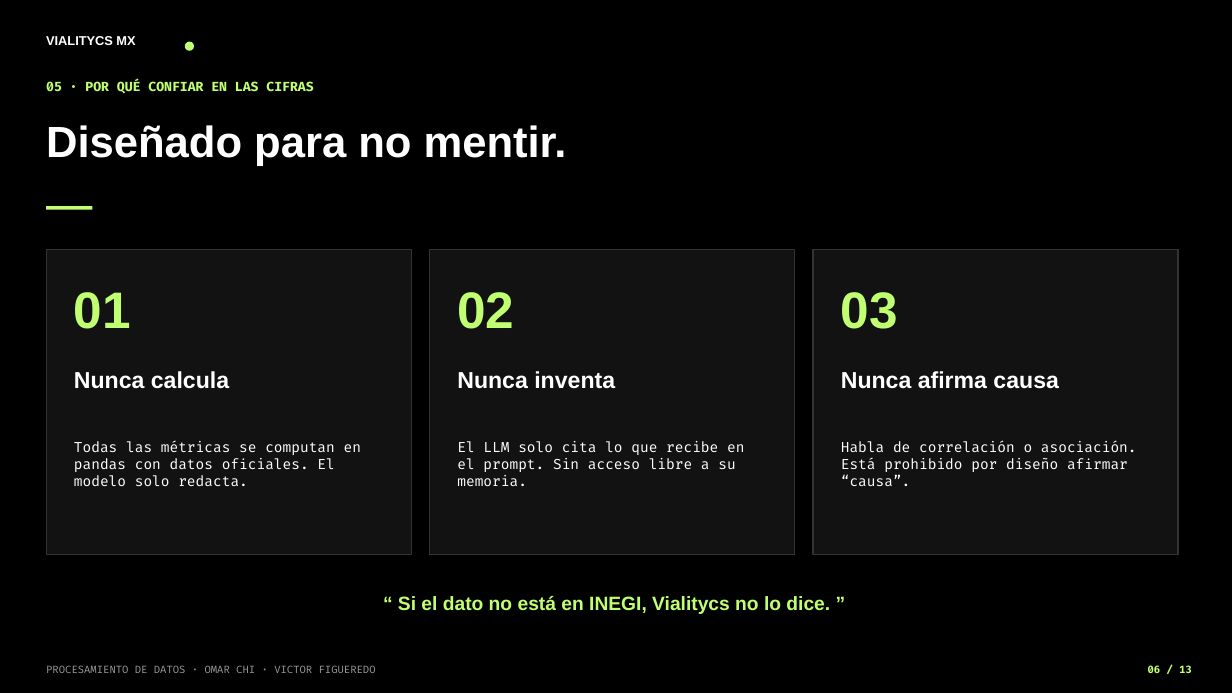
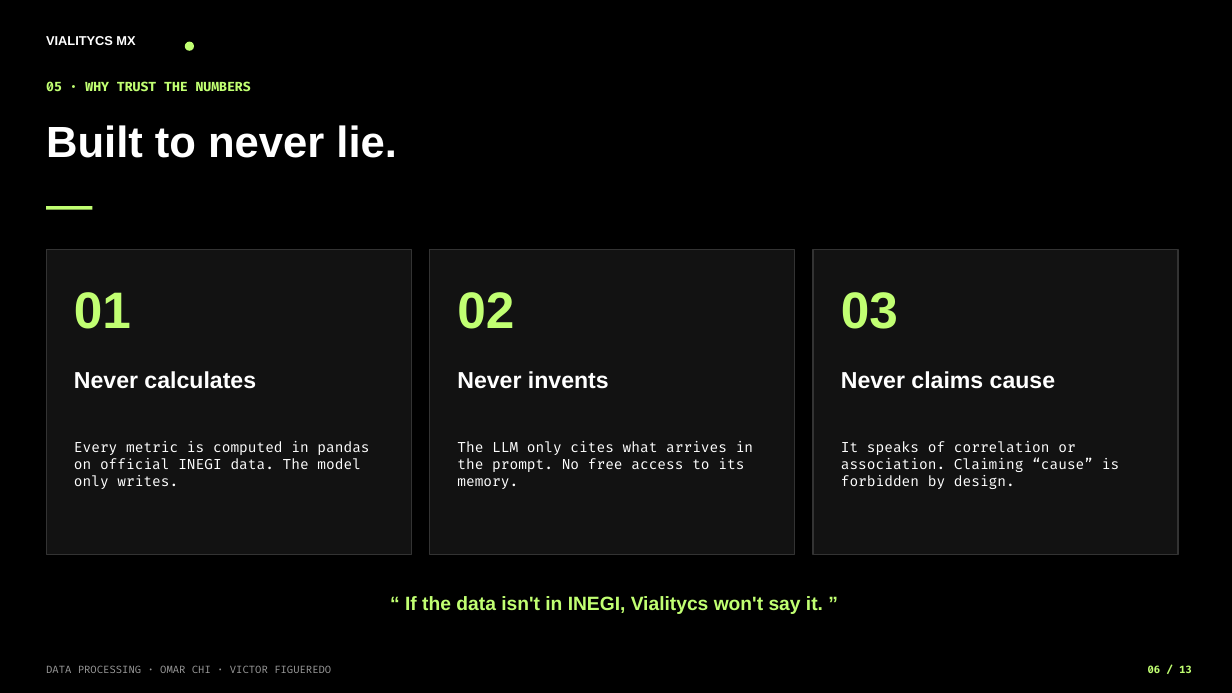
Before and after one commit to omarchii/inegi, a slide deck: slide 6 of reports/presentacion_vialitycs_mx.pptx. Drawn at 1232x693 pixels with LibreOffice and Linux fonts; fonts in the diff are those of the drawing. Boxes give left, top, right and bottom in pixels: in the first picture for what was removed or moved away, otherwise in the second. Text is boxed around its words. In the diff, an @@ line names an element or a change of style, - is before the commit and + after.

```diff
--- a/reports/presentacion_vialitycs_mx.pptx
+++ b/reports/presentacion_vialitycs_mx.pptx
@@ text at (46,81,251,92): text changed @@
-05 · POR QUÉ CONFIAR EN LAS CIFRAS
+05 · WHY TRUST THE NUMBERS
@@ text at (46,125,396,158): text changed @@
-Diseñado para no mentir.
+Built to never lie.
@@ text at (74,371,256,389): text changed @@
-Nunca calcula
+Never calculates
@@ text at (457,371,609,389): text changed @@
-Nunca inventa
+Never invents
@@ text at (841,371,1055,389): text changed @@
-Nunca afirma causa
+Never claims cause
@@ text at (74,441,369,489): text changed @@
-Todas las métricas se computan en pandas con datos oficiales. El modelo solo redacta.
+Every metric is computed in pandas on official INEGI data. The model only writes.
@@ text at (457,441,753,489): text changed @@
-El LLM solo cita lo que recibe en el prompt. Sin acceso libre a su memoria.
+The LLM only cites what arrives in the prompt. No free access to its memory.
@@ text at (841,441,1119,489): text changed @@
-Habla de correlación o asociación. Está prohibido por diseño afirmar “causa”.
+It speaks of correlation or association. Claiming “cause” is forbidden by design.
@@ text at (405,596,823,614): text changed @@
-“ Si el dato no está en INEGI, Vialitycs no lo dice. ”
+“ If the data isn't in INEGI, Vialitycs won't say it. ”
@@ text at (46,665,331,673): text changed @@
-PROCESAMIENTO DE DATOS · OMAR CHI · VICTOR FIGUEREDO
+DATA PROCESSING · OMAR CHI · VICTOR FIGUEREDO
```
Also in this commit, not shown: 11 other slides changed, 1 slide added, 1 slide removed, 1 other file.
